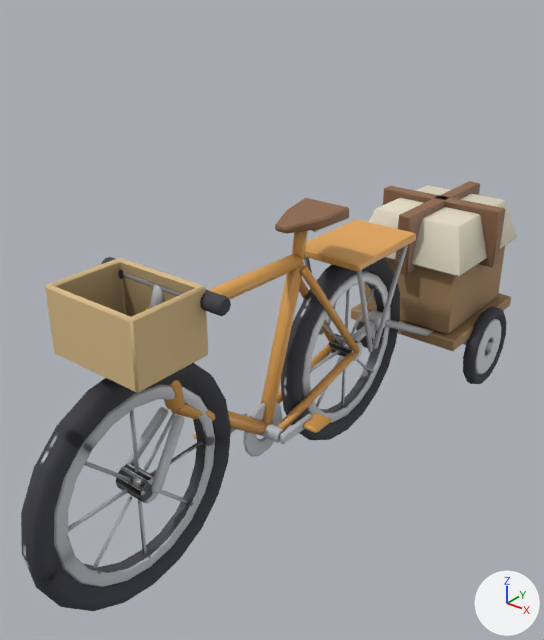
The glTF model last-mile-game/assets/models/delivery-cycle.glb: old version first, new version second.
The view is the same before and after, from a camera (50 mm lens) standing at (1.52, -1.85, 1.92) and looking at (-0.07, 0.15, 0.68). Lighting does not change. The marker at lower right points along +X, +Y and +Z. The older version comes first.

Objects in the first picture: 'cargo_trolley', 'delivery_bicycle'.
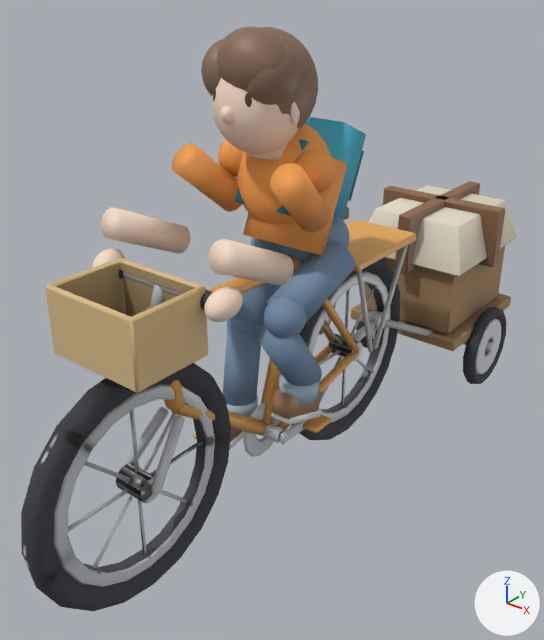
Commit message: feat(character): add stylized courier rider character to delivery cycle

Boxes [x1, y1, x2, y2] around the edits, measured in the pictures (544 x 640 px):
'delivery_rider', added: after [92, 26, 366, 450]
    faces in mat_m_shirt_001 (orange #f6a250): [172, 124, 347, 255]
    faces in mat_m_pants_001 (blue #7690ad): [223, 217, 356, 406]
    faces in mat_m_skin_001 (beige #fadfcb): [92, 78, 300, 322]
    faces in mat_m_hair_001 (brown #896c59): [201, 26, 318, 130]
    faces in mat_m_bag_001 (cyan #45b5d1): [305, 117, 366, 218]

The edits, one by one:
Material 'M_Shoes.001' (mat_m_shoes_001) is new.
Its base color is (0.36, 0.2, 0.12) (brown #a27c61).
Its roughness is 0.65.
Material 'M_Strap.001' (mat_m_strap_001) is new.
Its base color is (0.04, 0.22, 0.32) (cyan #388199).
Its roughness is 0.8.
Material 'M_Skin.001' (mat_m_skin_001) is new.
Its base color is (0.96, 0.74, 0.6) (beige #fadfcb).
Its roughness is 0.55.
Material 'M_Cuff.001' (mat_m_cuff_001) is new.
Its base color is (0.38, 0.5, 0.62) (blue #a6bcce).
Its roughness is 0.8.
Material 'M_Sole.001' (mat_m_sole_001) is new.
Its base color is (0.94, 0.94, 0.92) (white #f8f8f6).
Its roughness is 0.4.
Material 'M_Pants.001' (mat_m_pants_001) is new.
Its base color is (0.18, 0.28, 0.42) (blue #7690ad).
Its roughness is 0.7.
Material 'M_Eyes.001' (mat_m_eyes_001) is new.
Its base color is (0.1, 0.05, 0.03) (brown #593f30).
Its roughness is 0.15.
Material 'M_Bag.001' (mat_m_bag_001) is new.
Its base color is (0.06, 0.46, 0.64) (cyan #45b5d1).
Material 'M_Hair.001' (mat_m_hair_001) is new.
Its base color is (0.25, 0.15, 0.1) (brown #896c59).
Material 'M_Shirt.001' (mat_m_shirt_001) is new.
Its base color is (0.92, 0.36, 0.08) (orange #f6a250).
Its roughness is 0.65.
Mesh me_sphere_001 is new.
It has 5080 vertices, 10008 faces and spans x -0.29..0.29, y -0.8..0.16, z -0.77..0.74.
It uses material mat_m_pants_001 (blue #7690ad).
It uses material mat_m_shirt_001 (orange #f6a250).
It uses material mat_m_skin_001 (beige #fadfcb).
It uses material mat_m_eyes_001 (brown #593f30).
It uses material mat_m_hair_001 (brown #896c59).
It uses material mat_m_bag_001 (cyan #45b5d1).
It uses material mat_m_strap_001 (cyan #388199).
It uses material mat_m_cuff_001 (blue #a6bcce).
It uses material mat_m_shoes_001 (brown #a27c61).
It uses material mat_m_sole_001 (white #f8f8f6).
Object 'delivery_rider' (ob_delivery_rider) is new; it shows me_sphere_001.
Its location is (0.0, 0.28, 0.99).
